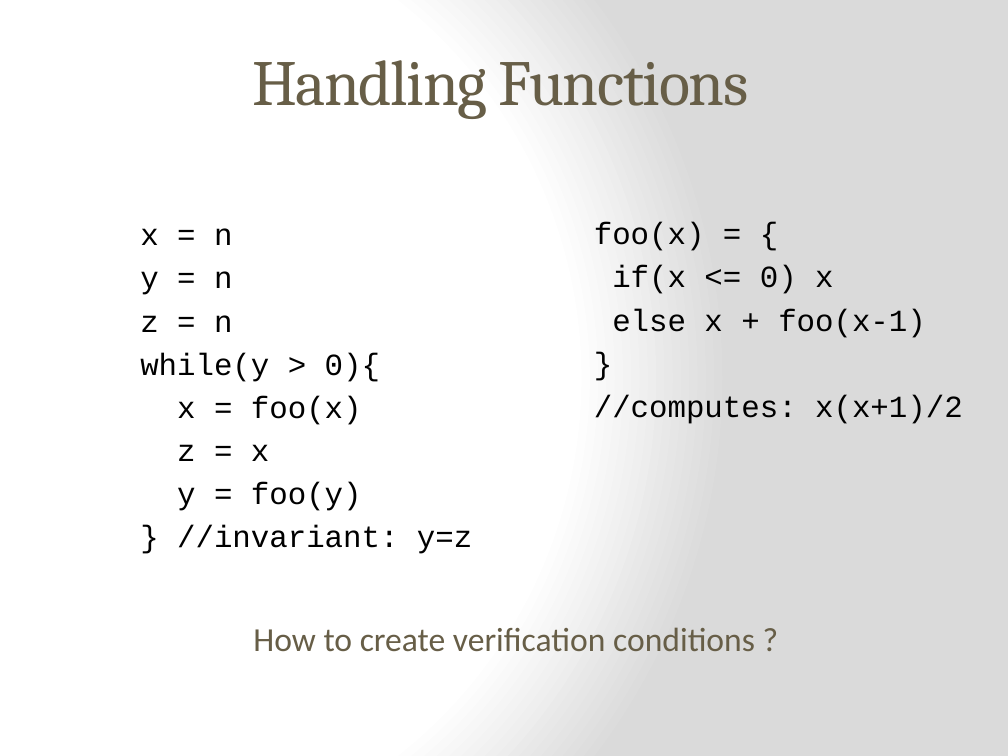
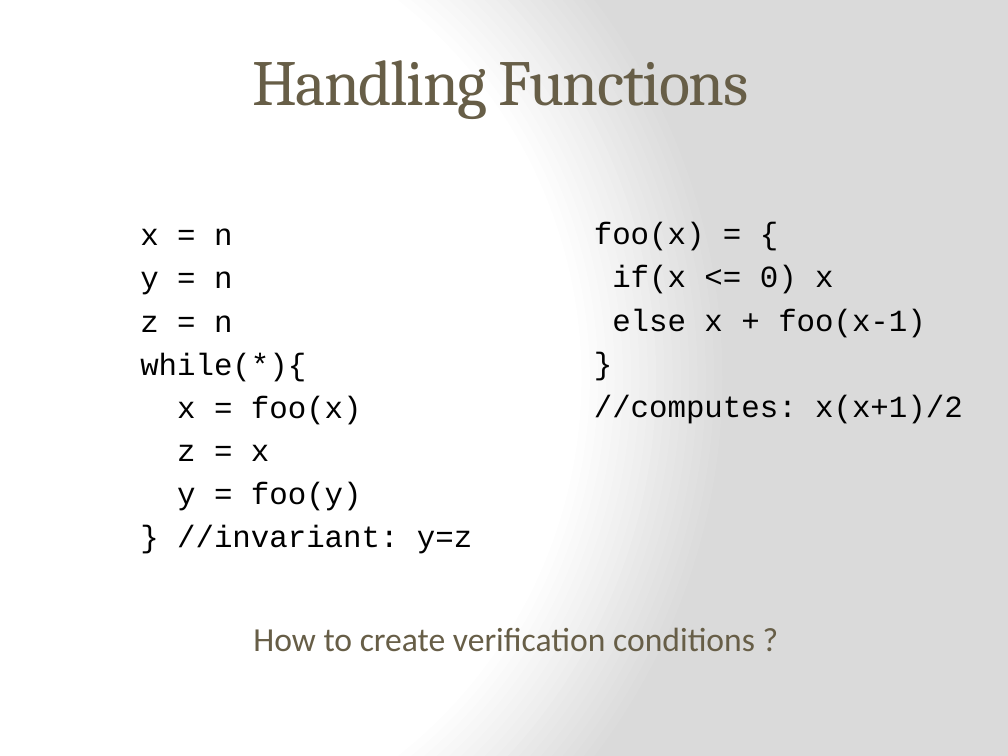
Before and after one commit to epfl-lara/leon, a slide deck: slide 15 of slides/Invariant&BoundInference.pptx. Drawn at 1008x756 pixels with LibreOffice and Linux fonts; fonts in the diff are those of the drawing. Boxes give left, top, right and bottom in pixels: in the first picture for what was removed or moved away, otherwise in the second. Text is boxed around its words. In the diff, an @@ line names an element or a change of style, - is before the commit and + after.

```diff
--- a/slides/Invariant&BoundInference.pptx
+++ b/slides/Invariant&BoundInference.pptx
@@ text at [140, 353, 306, 382]: text changed @@
-while(y > 0){
+while(*){
```
Also in this commit, not shown: 5 other slides changed.
